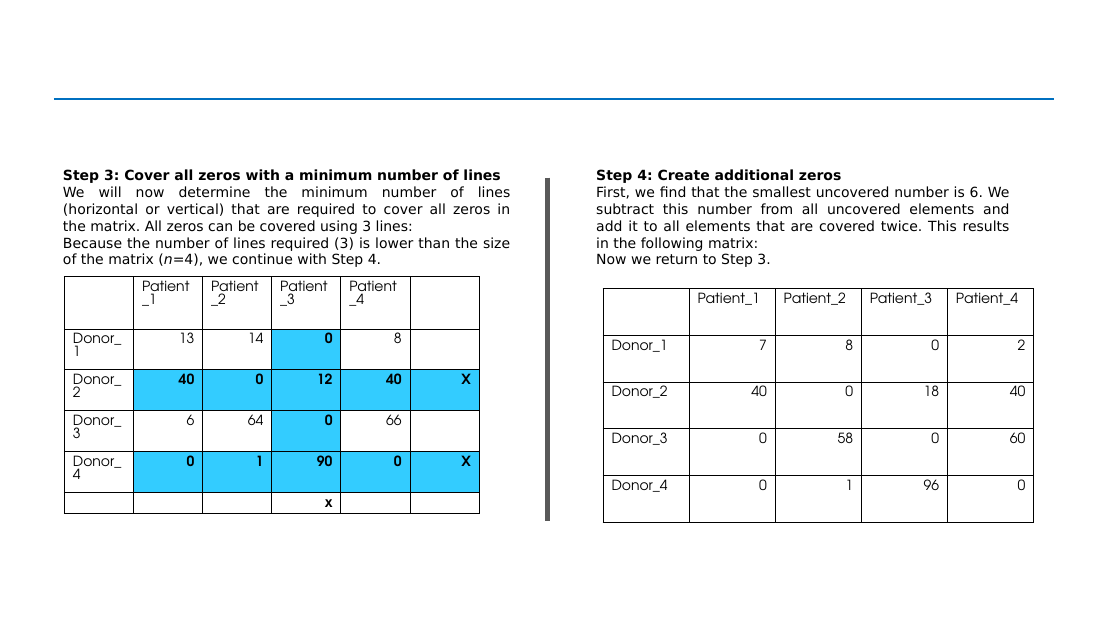
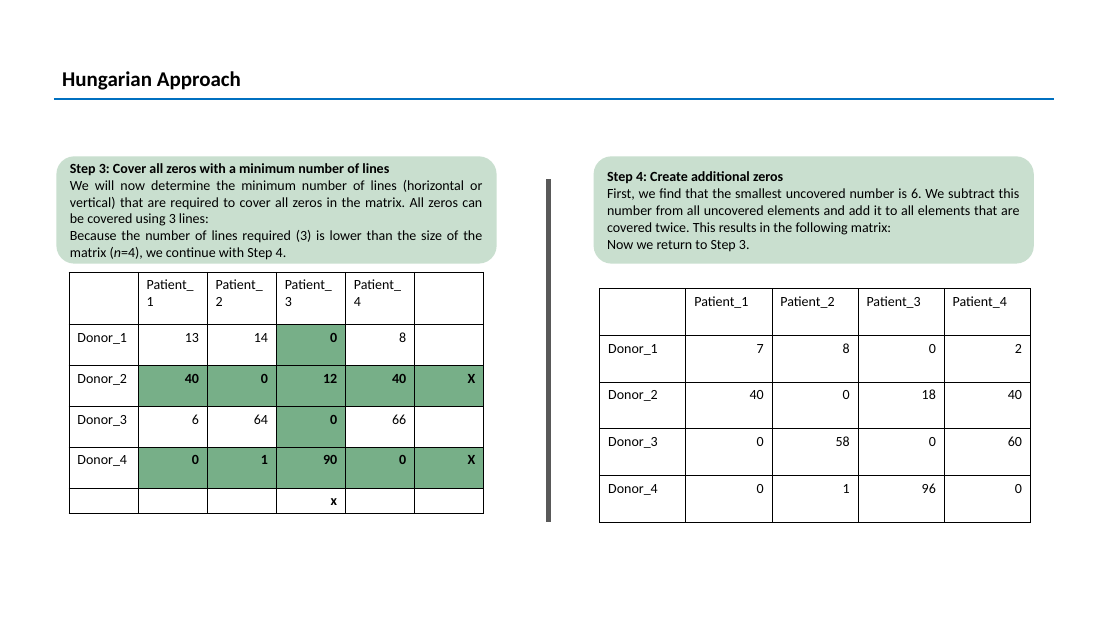
Before and after one commit to harish-udhay/Hungarian_algorithm_for_kidney_exchange, a slide deck: slide 4 of project.pptx. Drawn at 1120x630 pixels with LibreOffice and Linux fonts; fonts in the diff are those of the drawing. Boxes give left, top, right and bottom in pixels: in the first picture for what was removed or moved away, otherwise in the second. Text is boxed around its words. In the diff, an @@ line names an element or a change of style, - is before the commit and + after.

```diff
--- a/project.pptx
+++ b/project.pptx
@@ rectangle removed at (0,0,1120,630) @@
@@ text added at (62,71,241,90), 18 pt, text #000000, bold @@
+Hungarian Approach
@@ rounded rectangle "Step 3: Cover all zeros ..." at (56,156,497,264): font DejaVu Sans to Calibri; fill none to #C9DFCF @@
@@ rounded rectangle "Step 3: Cover all zeros ...": place and size @@
-rounded rectangle "Step 3: Cover all zeros ..." at (63,169,510,267)
+rounded rectangle "Step 3: Cover all zeros ..." at (56,156,497,264)
@@ rounded rectangle "Step 4: Create additional zeros": place and size @@
-rounded rectangle "Step 4: Create additional zeros" at (596,169,1010,267)
+rounded rectangle "Step 4: Create additional zeros" at (594,156,1034,264)
@@ rounded rectangle "Step 4: Create additional zeros" at (594,156,1034,264): font DejaVu Sans to Calibri; fill none to #C9DFCF @@
@@ table at (69,272,482,513) @@
@@ fill #33CCFF to #77AF88 in 12 cells @@
@@ font TeX Gyre Adventor to Calibri @@
@@ table: place and size @@
-table at (65,276,478,523)
+table at (69,272,482,513)
@@ table at (600,289,1033,523) @@
@@ font TeX Gyre Adventor to Calibri @@
```
Also in this commit, not shown: 4 other slides changed, 4 slides added, 3 slides removed.
